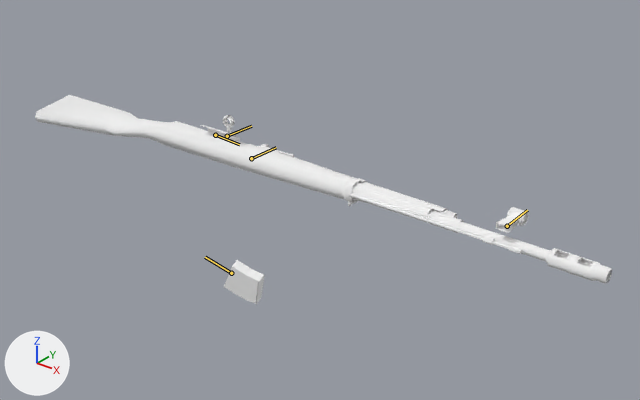
The glTF model xogot/assets/weapons/aether_waw_real/svt40/viewmodel.glb: old version first, new version second.
The view is the same before and after, from a 50 mm camera at (1.119, -1.183, 0.695) aimed at (0.167, 0.007, -0.042). The lights are fixed; the arrows at lower left show +X, +Y and +Z. The first picture is the older version. Both versions are drawn at frame 27 of the action 'PSA_viewmodel_svt40_partial_reload'; the numbers are the values there. The bones that change, and the others that lie on the model, are drawn over the model as lines.

In view in the first picture: 'viewmodel_mp_svt40'.
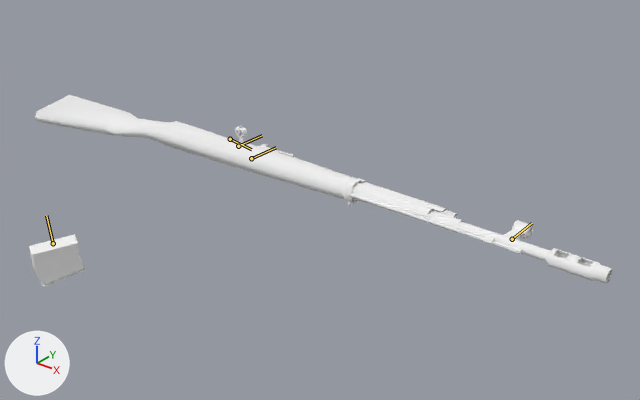
Boxes (x1, y1, x2, y2) around the edits, measured in the pictures (640 x 400 px):
'viewmodel_mp_svt40', posed (8% shorter)
    before: (35, 95, 612, 304)
    after: (29, 95, 612, 287)
bone 'tag_iron_sights', root to tip
    before: (507, 226) to (527, 210)
    after: (512, 239) to (532, 223)
bone 'j_clip', root to tip
    before: (231, 273) to (205, 257)
    after: (53, 243) to (46, 215)
bone 'j_bolt', root to tip
    before: (227, 136) to (251, 126)
    after: (238, 146) to (262, 135)

Diff of the bpy script that builds the scene:
```diff
--- a/xogot/assets/weapons/aether_waw_real/svt40/viewmodel.glb.py
+++ b/xogot/assets/weapons/aether_waw_real/svt40/viewmodel.glb.py
@@ bone_tag_iron_sights @@
 bone_tag_iron_sights = bpy.data.objects['viewmodel_mp_svt40.ao'].pose.bones['tag_iron_sights']  # child of 'j_gun'
-bone_tag_iron_sights.location = (0.0, -0.024, 0.035)
+bone_tag_iron_sights.location = (0.0, 0.0, 0.0)
@@ bone_j_clip @@
 bone_j_clip = bpy.data.objects['viewmodel_mp_svt40.ao'].pose.bones['j_clip']  # child of 'j_gun'
-bone_j_clip.location = (-0.091, 0.112, -0.363)
-bone_j_clip.rotation_quaternion = (0.486, 0.696, -0.342, 0.402)  # degrees (117, -63, -11)
+bone_j_clip.location = (-0.091, -0.346, -0.09)
+bone_j_clip.rotation_quaternion = (0.486, 0.696, 0.402, 0.342)  # degrees (107, -5, 64)
@@ bone_j_bolt @@
 bone_j_bolt = bpy.data.objects['viewmodel_mp_svt40.ao'].pose.bones['j_bolt']  # child of 'j_gun'
-bone_j_bolt.location = (-0.001, -0.033, 0.032)
-bone_j_bolt.rotation_quaternion = (1.0, 0.0, -0.01, -0.01)  # degrees (0, -1, -1)
+bone_j_bolt.location = (0.0, 0.0, 0.001)
+bone_j_bolt.rotation_quaternion = (1.0, 0.0, 0.0, 0.0)  # degrees (0, 0, 0)
```
